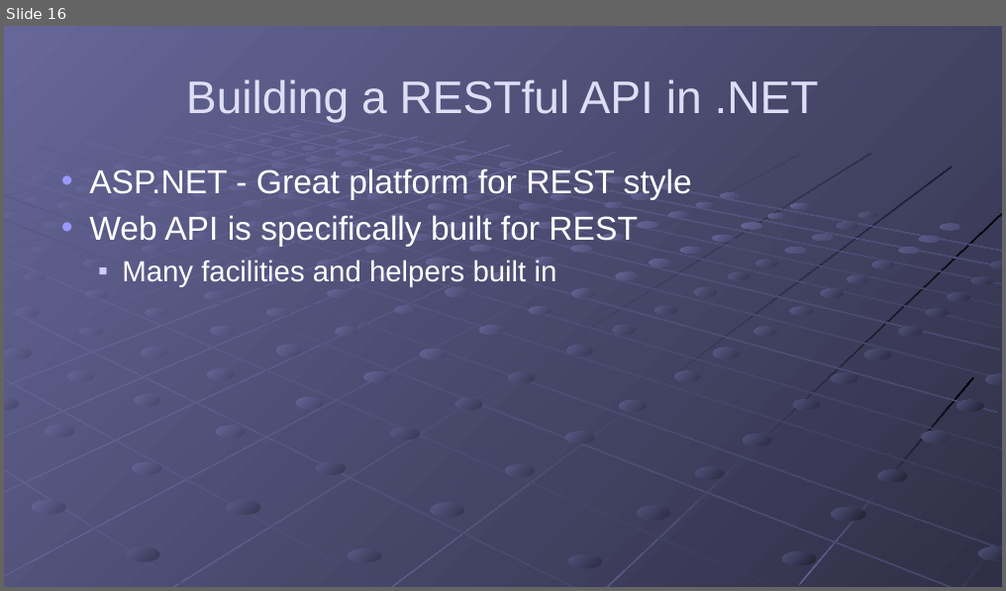
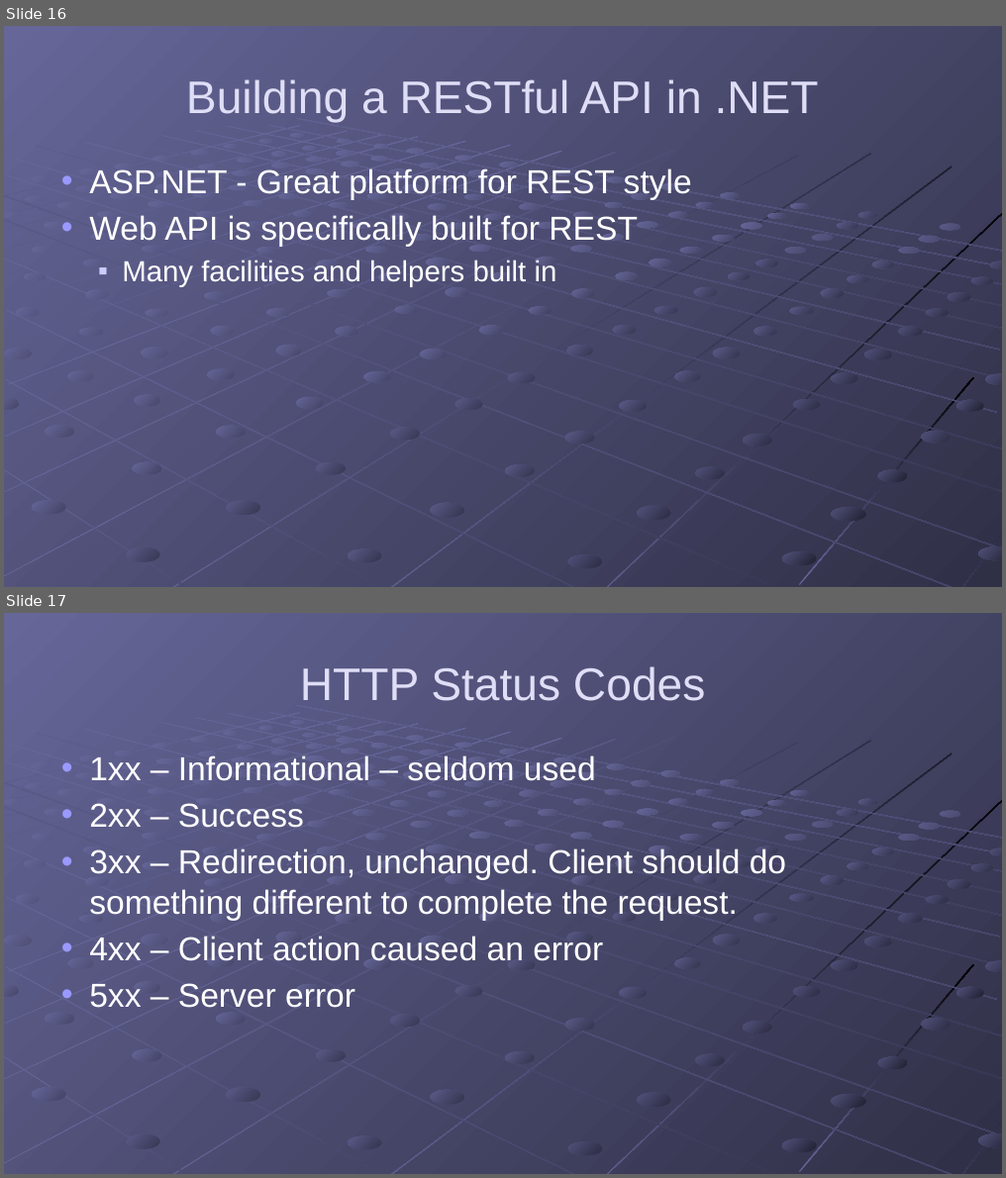
Before and after one commit to gregsohl/RESTFul_API_Presentation, a slide deck: Presentation/RESTful APIs.pptx. Shown one above the other, each under a label of ours: slide 16 before the commit, slides 16 and 17 after it. The pictures are 1006x591 and 1006x1178 pixels, drawn with LibreOffice and Linux fonts; fonts in the diff are those of the drawing. Boxes give left, top, right and bottom in pixels: in the first picture for what was removed or moved away, otherwise in the second. Text is boxed around its words. In the diff, an @@ line names an element or a change of style, - is before the commit and + after.

Commit message:
Added info on HTTP error codes to presentation

```diff
--- a/Presentation/RESTful APIs.pptx
+++ b/Presentation/RESTful APIs.pptx
@@ slide 17 added at <box>4,613,1002,1174</box>, background gradient #666699 to #49496D; not listed: 215 template elements that a slide beside it also shows @@
@@ title added at <box>300,666,705,701</box>, 44 pt, text #DFDEF6 @@
+HTTP Status Codes
@@ text added at <box>89,756,786,1008</box>, 32 pt, text #FFFFFF @@
+• 1xx – Informational – seldom used
+• 2xx – Success
+• 3xx – Redirection, unchanged. Client should do something different to complete the request.
+• 4xx – Client action caused an error
+• 5xx – Server error
```
Also in this commit, not shown: 2 other slides added.
